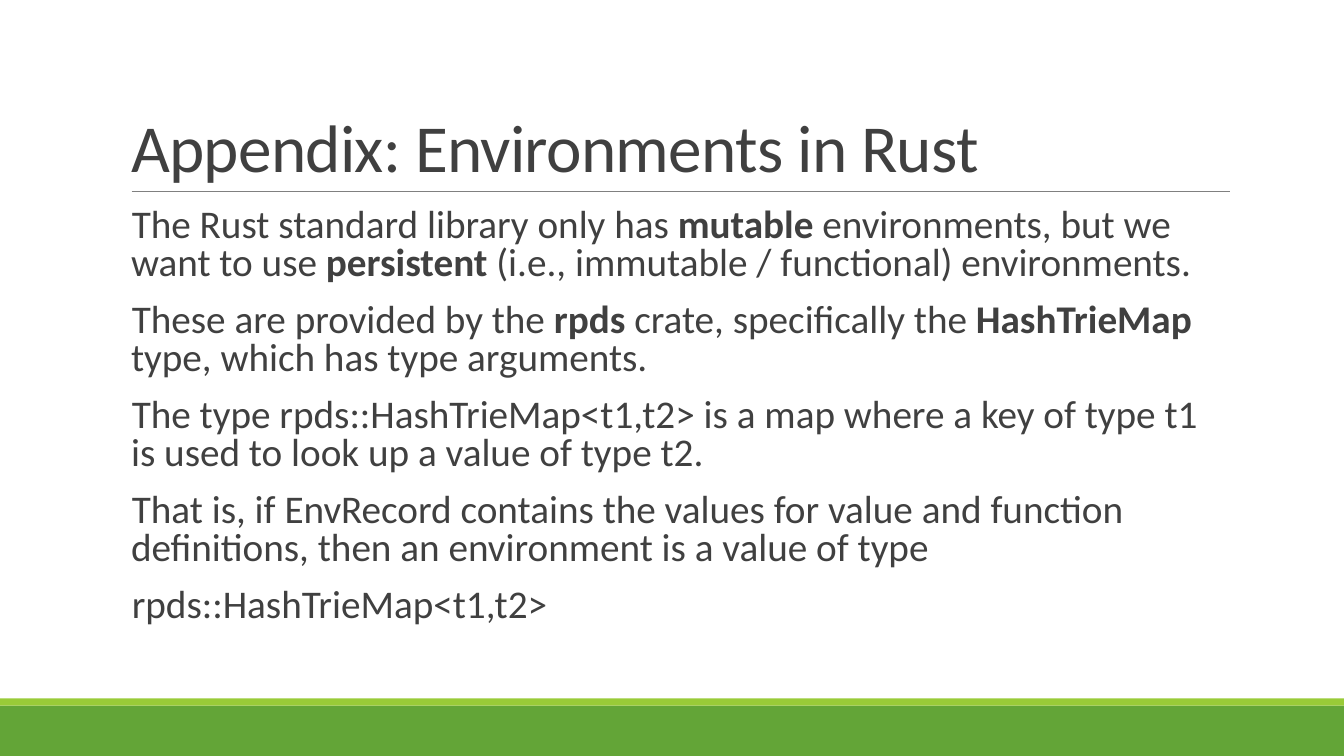
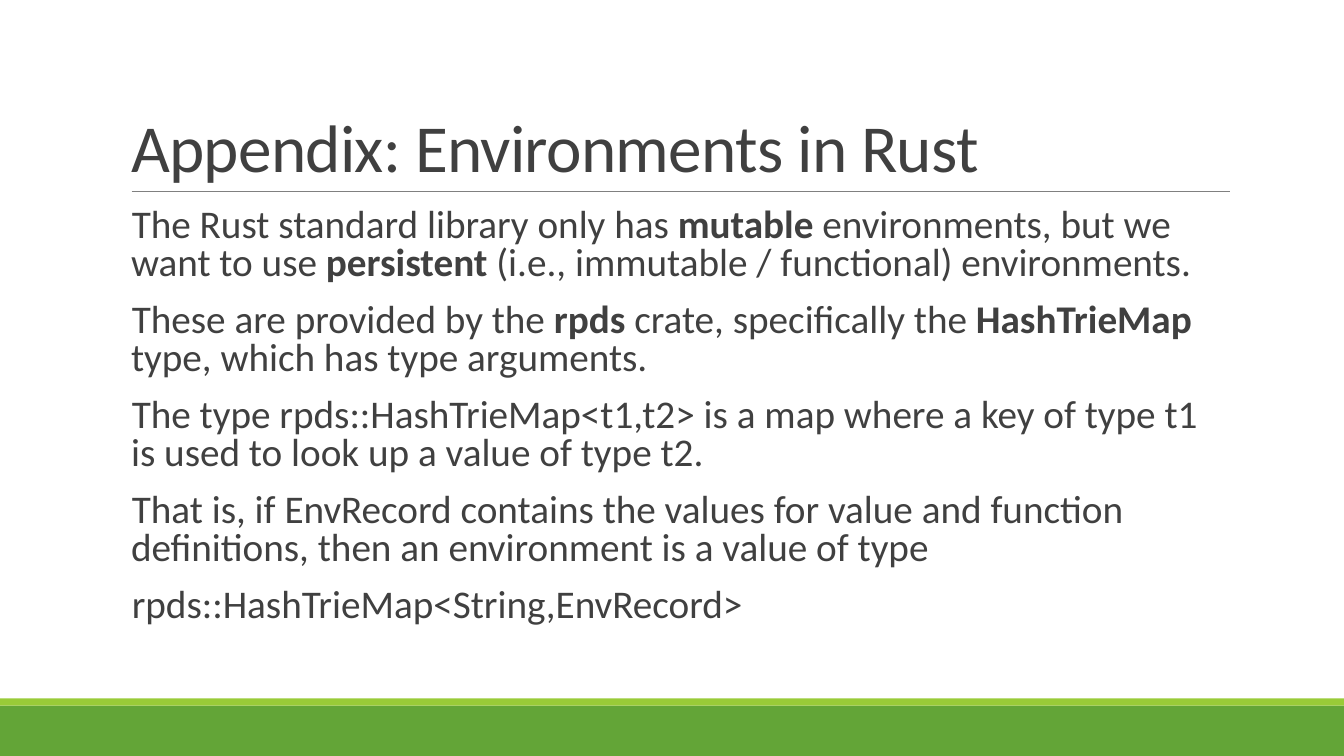
Before and after one commit to rbohrer/pl-course, a slide deck: slide 34 of LectureSlides/05Evaluators.pptx. Drawn at 1344x756 pixels with LibreOffice and Linux fonts; fonts in the diff are those of the drawing. Boxes give left, top, right and bottom in pixels: in the first picture for what was removed or moved away, otherwise in the second. Text is boxed around its words. In the diff, an @@ line names an element or a change of style, - is before the commit and + after.

```diff
--- a/LectureSlides/05Evaluators.pptx
+++ b/LectureSlides/05Evaluators.pptx
@@ text at [132,590,743,625]: text changed @@
-  rpds::HashTrieMap<t1,t2>
+  rpds::HashTrieMap<String,EnvRecord>
```
Also in this commit, not shown: 6 other slides changed.
